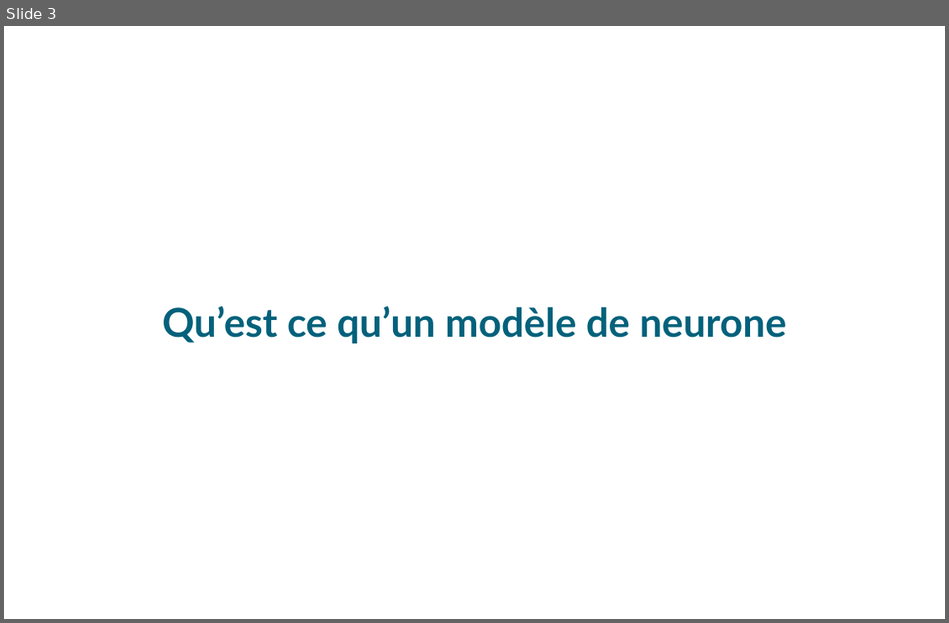
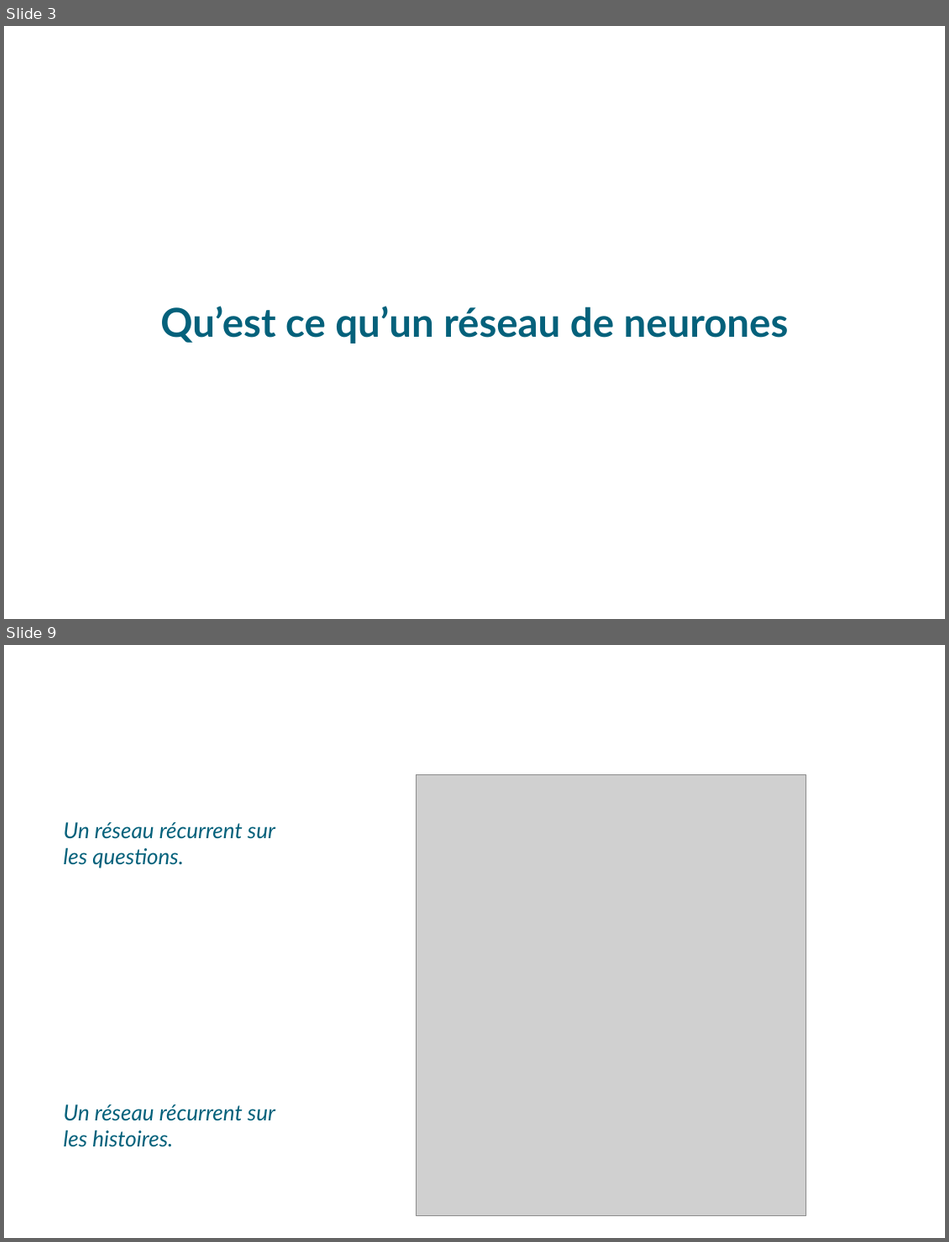
Before and after one commit to sr247/TER1, a slide deck: terSoutenance.odp. Shown one above the other, each under a label of ours: slide 3 before the commit, slides 3 and 9 after it; the slides between them are not shown. The pictures are 949x623 and 949x1242 pixels, drawn with LibreOffice and Linux fonts; fonts in the diff are those of the drawing; grey boxes stand for pictures; background and template pictures are left out. Boxes give left, top, right and bottom in pixels: in the first picture for what was removed or moved away, otherwise in the second. Text is boxed around its words. In the diff, an @@ line names an element or a change of style, - is before the commit and + after.

```diff
--- a/terSoutenance.odp
+++ b/terSoutenance.odp
@@ slide 9 added at box(4, 645, 945, 1238), background picture (left out) @@
@@ text added at box(69, 688, 872, 732), 28 pt, text #FFFFFF, bold @@
+B – Single supporting facts
@@ picture added at box(416, 775, 805, 1215) @@
@@ text added at box(64, 822, 275, 868), 22 pt, text #04617B, italic @@
+Un réseau récurrent sur les questions.
@@ text added at box(64, 1104, 275, 1147), 22 pt, text #04617B, italic @@
+Un réseau récurrent sur les histoires.
@@ slide 3 changed as well @@
@@ subtitle at box(160, 306, 789, 344): text changed @@
-Qu’est ce qu’un modèle de neurone
+Qu’est ce qu’un réseau de neurones
```
Also in this commit, not shown: 2 other slides changed, 12 other slides added, 5 slides removed.
